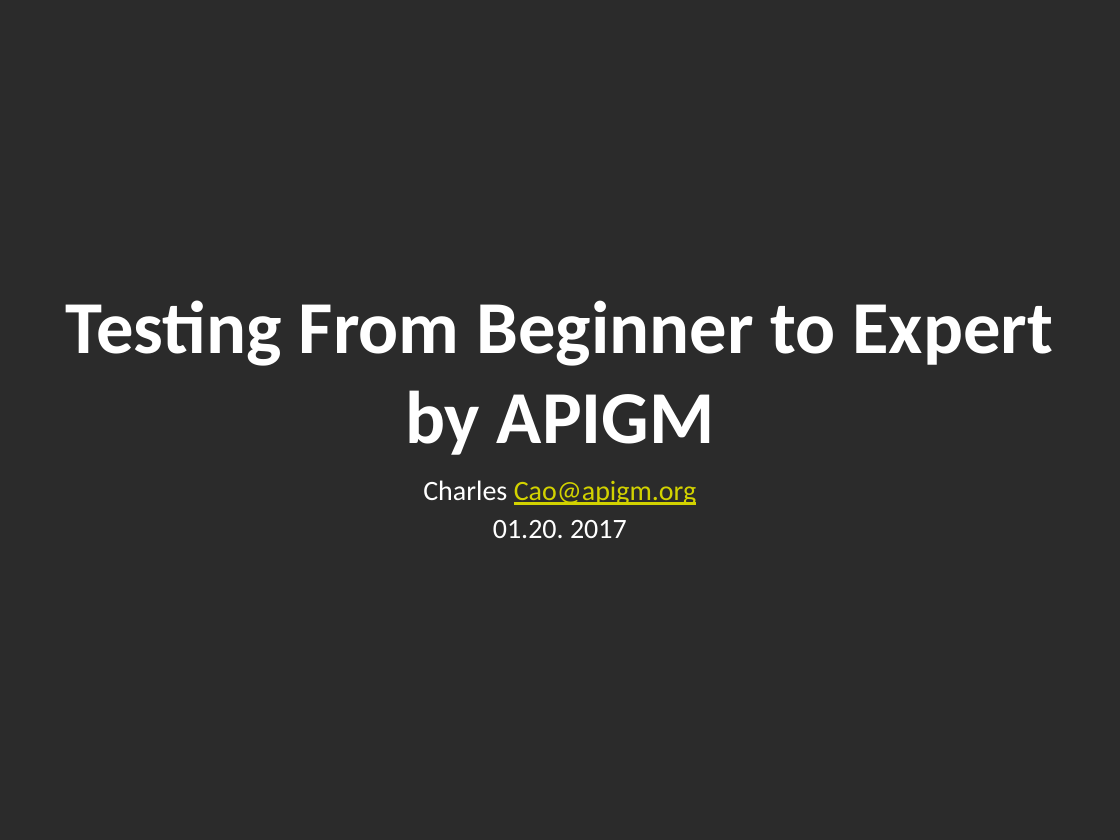
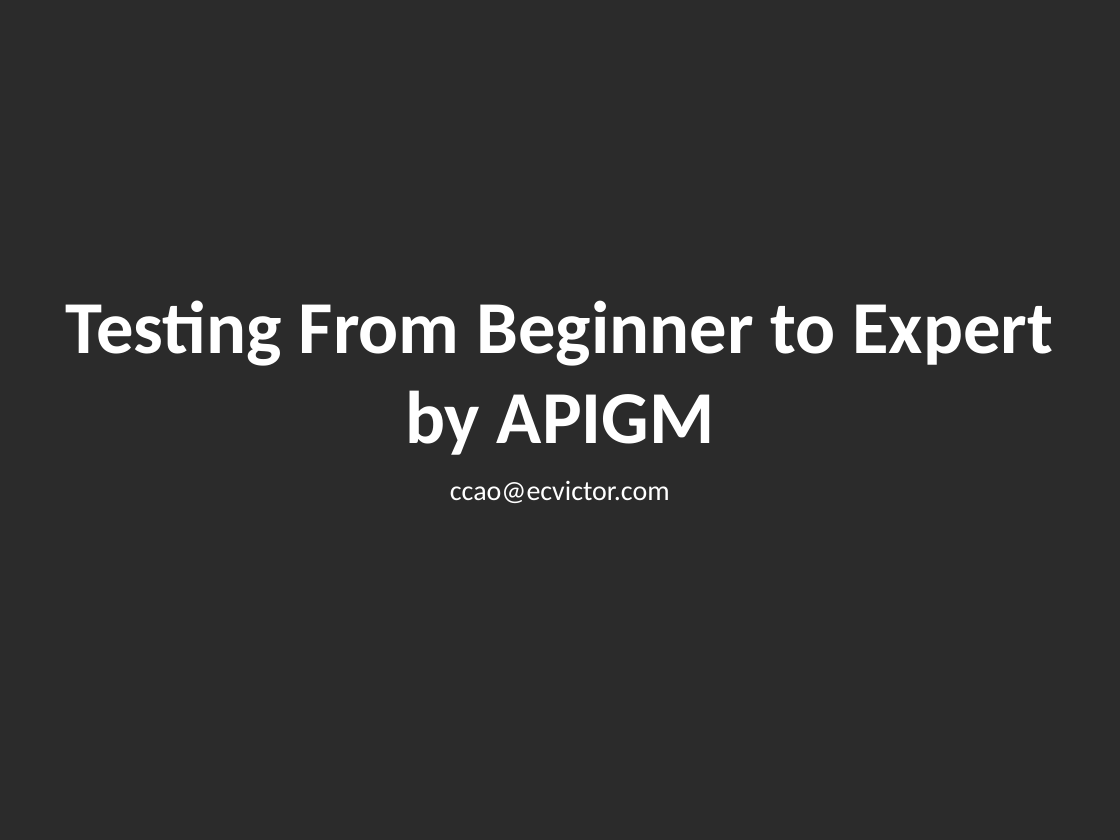
Before and after one commit to machzqcq/cucumber-jvm-template, a slide deck: slide 1 of documents/QA.pptx. Drawn at 1120x840 pixels with LibreOffice and Linux fonts; fonts in the diff are those of the drawing; background and template pictures are left out; a plain dark background stands for a picture behind light text. Boxes give left, top, right and bottom in pixels: in the first picture for what was removed or moved away, otherwise in the second. Text is boxed around its words. In the diff, an @@ line names an element or a change of style, - is before the commit and + after.

```diff
--- a/documents/QA.pptx
+++ b/documents/QA.pptx
@@ subtitle at bbox=[450, 481, 670, 503]: text changed @@
-Charles Cao@apigm.org
-01.20. 2017
+ccao@ecvictor.com
```
Also in this commit, not shown: 1 other slide changed, 12 other files.
